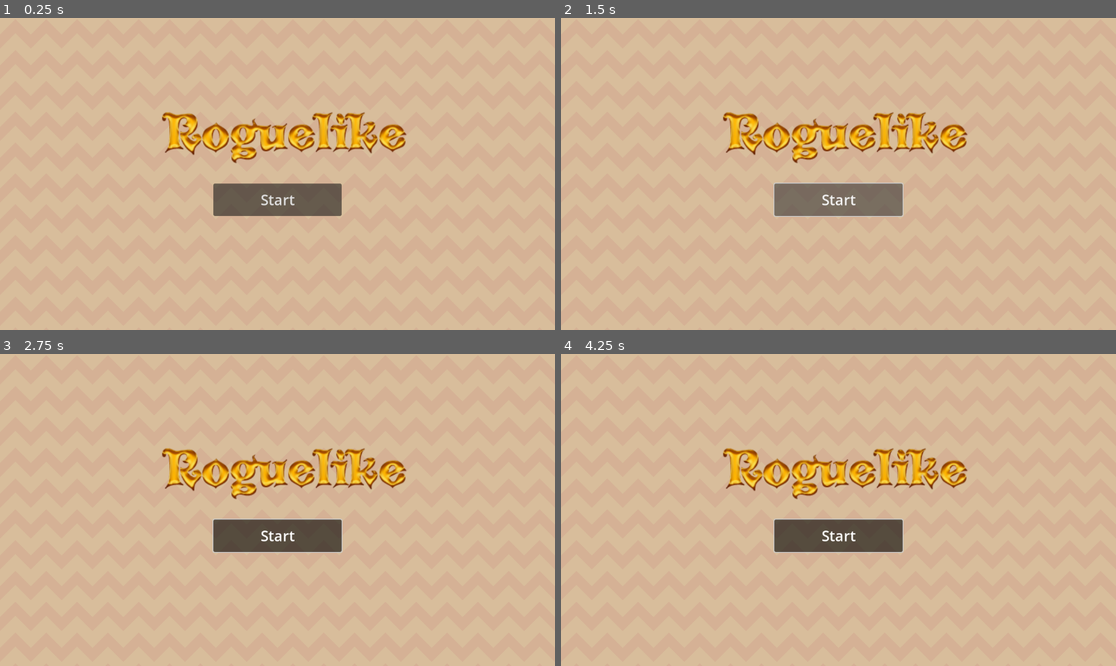
Above: before the commit, frames 1-4 (two rows, left to right).
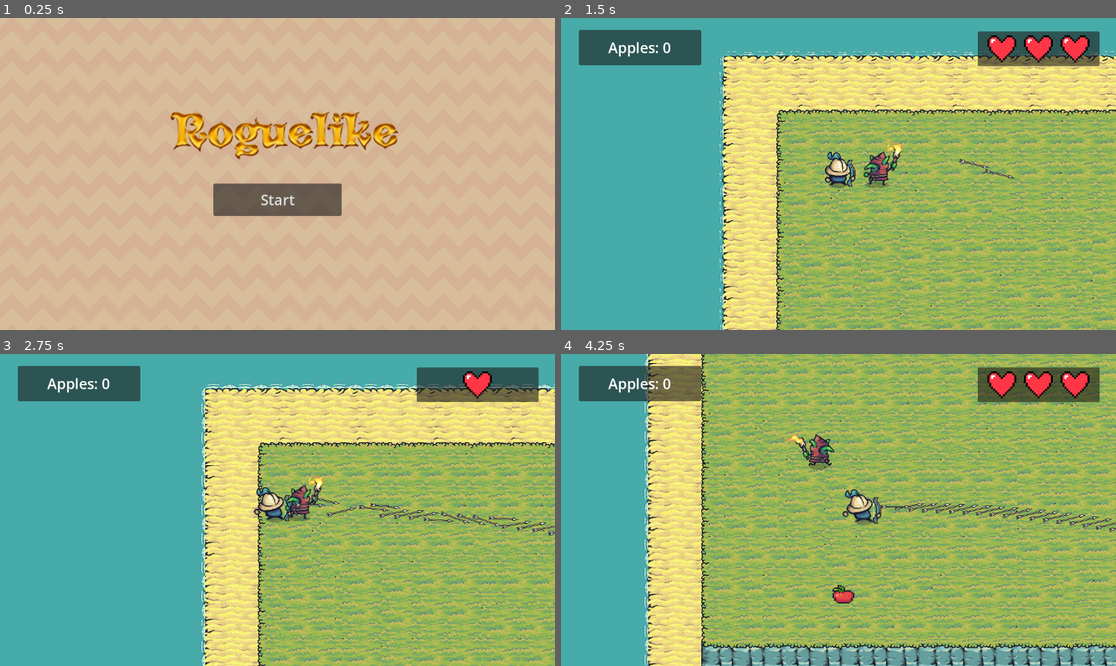
Above: after the commit, the same moments.

Repository: kclgdd/roguelike-2425
Game: Godot game, scene res://scenes/main_menu.tscn
Same seed, same stepped clock (60 frames per second), same inputs: the game is played once before the commit and once after it. Before the commit the project starts from res://scenes/start_screen.tscn.
Inputs (mouse positions are in pixels of both pictures, inside the frame that each line leads up to):
- Up to frame 1 (0.25 s): no input
- Up to frame 2 (1.5 s): click "Start" at 0.5 s; click (838, 198) at 1.25 s, where only the run before the commit has a clickable "Start"
- Up to frame 3 (2.75 s): hold D (right) from 2.03 s (still down); hold Space (shoot) from 2.03 s (still down)
- Up to frame 4 (4.25 s): release D (right) at 2.78 s; release Space (shoot) at 2.78 s; hold S (down) 2.78-3.53 s; tap Space (shoot) at 2.85 s; hold D (right) from 3.53 s (still down); hold Space (shoot) from 3.53 s (still down)

The runs differ from the first frame. In frame 1, 3.5% of the frame differs, in the area x 29-74%, y 30-47%; in frame 2, 99%; in frame 3, 99%; in frame 4, 100%, in the area x 0-100%, y 0-100%.

Commit message:
start button

Diff:
--- a/project.godot
+++ b/project.godot
@@ -11,7 +11,7 @@
 [application]
 
 config/name="roguelike"
-run/main_scene="res://scenes/start_screen.tscn"
+run/main_scene="res://scenes/main_menu.tscn"
 config/features=PackedStringArray("4.3", "Mobile")
 config/icon="res://images/UI/icon.svg"
 
--- /dev/null
+++ b/scenes/main_menu.gd
@@ -0,0 +1,6 @@
+extends Node
+
+
+
+func _on_button_pressed() -> void:
+	get_tree().change_scene_to_file("res://scenes/areas/main.tscn")
--- /dev/null
+++ b/scenes/main_menu.tscn
@@ -0,0 +1,64 @@
+[gd_scene load_steps=5 format=3 uid="uid://c365ac57nrosg"]
+
+[ext_resource type="Script" path="res://scenes/main_menu.gd" id="1_4k2m8"]
+[ext_resource type="Texture2D" uid="uid://bjmb8n2hggrlp" path="res://images/UI/Carved_9Slides.png" id="2_e1s01"]
+[ext_resource type="Texture2D" uid="uid://c8ghkmenjb8bq" path="res://images/tiles/Brown.png" id="2_pt4oj"]
+[ext_resource type="Texture2D" uid="uid://cxa5bny0dhkqg" path="res://images/UI/logo.png" id="3_bmm68"]
+
+[node name="Node" type="Node"]
+script = ExtResource("1_4k2m8")
+
+[node name="TextureRect" type="TextureRect" parent="."]
+visible = false
+texture_filter = 1
+anchors_preset = 15
+anchor_right = 1.0
+anchor_bottom = 1.0
+offset_left = -79.0
+offset_top = -69.0
+offset_right = 88.0
+offset_bottom = 68.0
+grow_horizontal = 2
+grow_vertical = 2
+texture = ExtResource("2_e1s01")
+
+[node name="TextureRect3" type="TextureRect" parent="."]
+texture_filter = 1
+offset_left = -8.0
+offset_top = -6.0
+offset_right = 1171.0
+offset_bottom = 648.0
+texture = ExtResource("2_pt4oj")
+stretch_mode = 1
+
+[node name="TextureRect2" type="TextureRect" parent="."]
+anchors_preset = 8
+anchor_left = 0.5
+anchor_top = 0.5
+anchor_right = 0.5
+anchor_bottom = 0.5
+offset_left = -234.0
+offset_top = -142.0
+offset_right = 263.0
+offset_bottom = -18.0
+grow_horizontal = 2
+grow_vertical = 2
+texture = ExtResource("3_bmm68")
+
+[node name="Button" type="Button" parent="."]
+anchors_preset = 8
+anchor_left = 0.5
+anchor_top = 0.5
+anchor_right = 0.5
+anchor_bottom = 0.5
+offset_left = -133.0
+offset_top = 20.0
+offset_right = 133.0
+offset_bottom = 87.0
+grow_horizontal = 2
+grow_vertical = 2
+theme_override_font_sizes/font_size = 30
+text = "Start
+"
+
+[connection signal="pressed" from="Button" to="." method="_on_button_pressed"]
--- a/scenes/start_screen.tscn
+++ /dev/null
@@ -1,46 +0,0 @@
-[gd_scene load_steps=3 format=3 uid="uid://c365ac57nrosg"]
-
-[ext_resource type="Texture2D" uid="uid://c8ghkmenjb8bq" path="res://images/tiles/Brown.png" id="1_r8dcv"]
-[ext_resource type="Texture2D" uid="uid://cxa5bny0dhkqg" path="res://images/UI/logo.png" id="2_r6euq"]
-
-[node name="Node" type="Node"]
-
-[node name="TextureRect" type="TextureRect" parent="."]
-texture_filter = 1
-anchors_preset = 15
-anchor_right = 1.0
-anchor_bottom = 1.0
-grow_horizontal = 2
-grow_vertical = 2
-texture = ExtResource("1_r8dcv")
-stretch_mode = 1
-
-[node name="TextureRect2" type="TextureRect" parent="."]
-anchors_preset = 8
-anchor_left = 0.5
-anchor_top = 0.5
-anchor_right = 0.5
-anchor_bottom = 0.5
-offset_left = -253.0
-offset_top = -142.0
-offset_right = 281.0
-offset_bottom = -9.0
-grow_horizontal = 2
-grow_vertical = 2
-texture = ExtResource("2_r6euq")
-
-[node name="Button" type="Button" parent="."]
-anchors_preset = 8
-anchor_left = 0.5
-anchor_top = 0.5
-anchor_right = 0.5
-anchor_bottom = 0.5
-offset_left = -133.0
-offset_top = 20.0
-offset_right = 133.0
-offset_bottom = 87.0
-grow_horizontal = 2
-grow_vertical = 2
-theme_override_font_sizes/font_size = 30
-text = "Start
-"
Binary file added: images/UI/Banner_Horizontal.png
Not shown, added: images/UI/Banner_Horizontal.png.import
Binary file added: images/UI/Carved_9Slides.png
Not shown, added: images/UI/Carved_9Slides.png.import
Binary file added: scenes/areas/Banner_Horizontal.png
Not shown, added: scenes/areas/Banner_Horizontal.png.import
